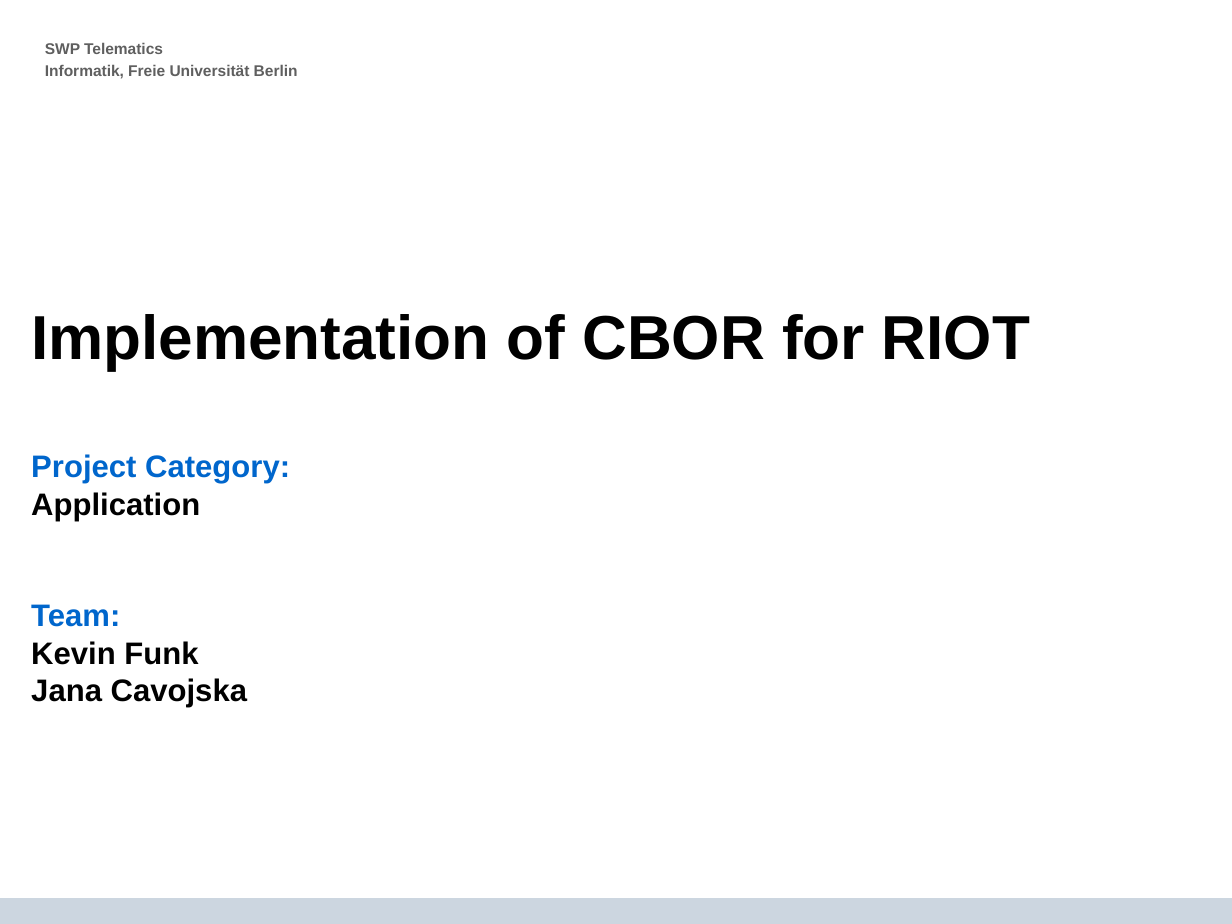
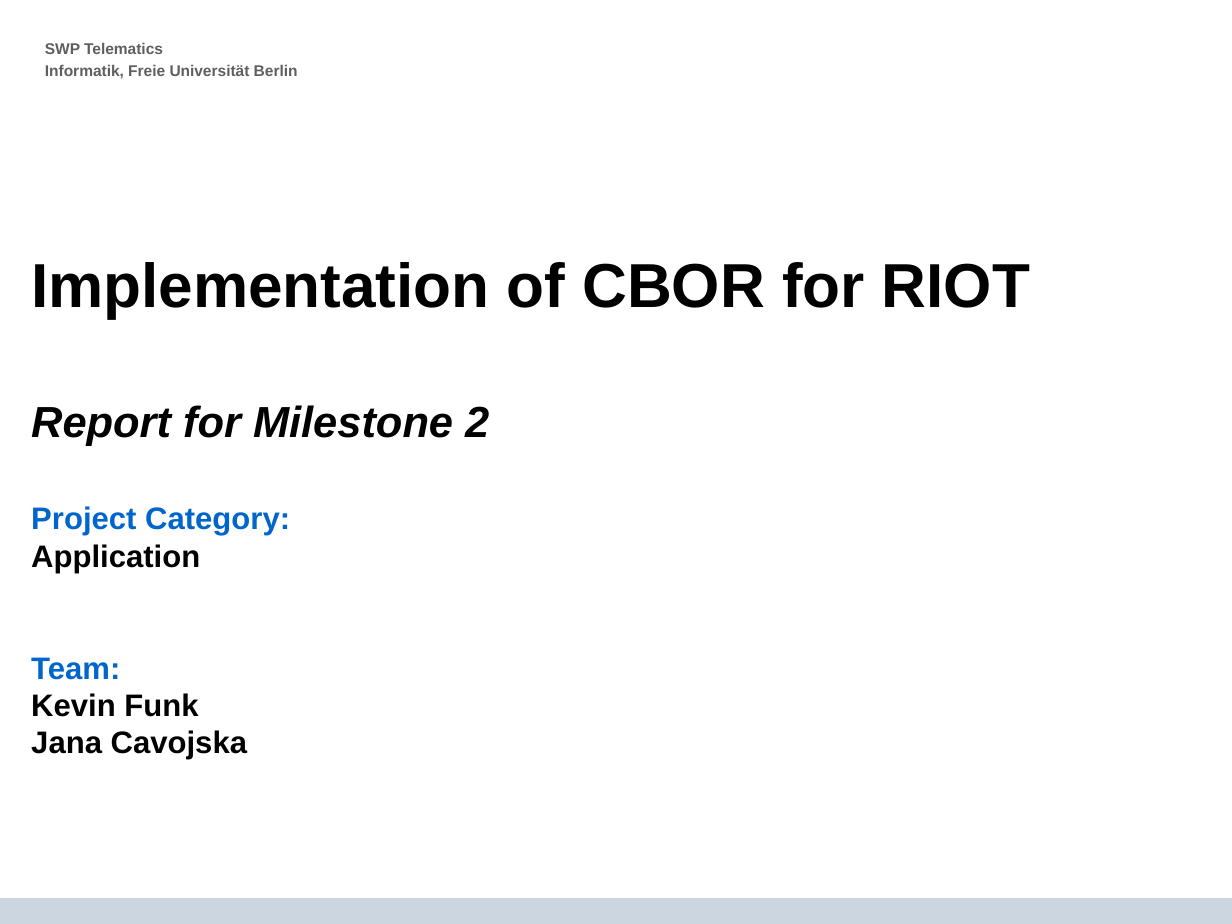
Before and after one commit to krf/cbor-for-riot, a slide deck: slide 1 of CBOR-Presentation_2014-06-17.odp. Drawn at 1232x924 pixels with LibreOffice and Linux fonts; fonts in the diff are those of the drawing; background and template pictures are left out. Boxes give left, top, right and bottom in pixels: in the first picture for what was removed or moved away, otherwise in the second. Text is boxed around its words. In the diff, an @@ line names an element or a change of style, - is before the commit and + after.

```diff
--- a/CBOR-Presentation_2014-06-17.odp
+++ b/CBOR-Presentation_2014-06-17.odp
@@ subtitle at bbox=[31, 405, 489, 446]: paragraph added @@
+Report for Milestone 2
```
Also in this commit, not shown: 4 other slides changed, 4 slides added, 1 slide removed.
